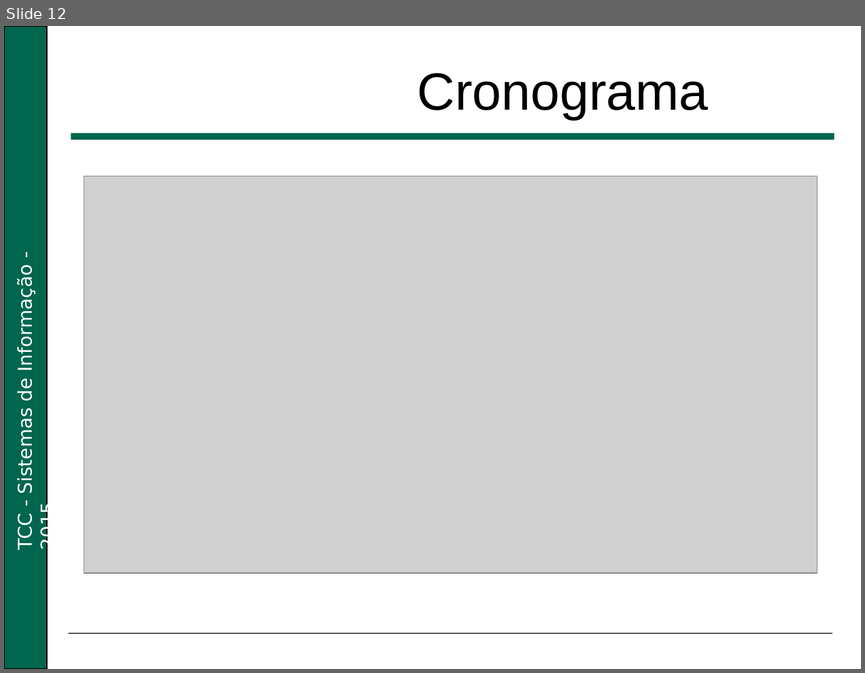
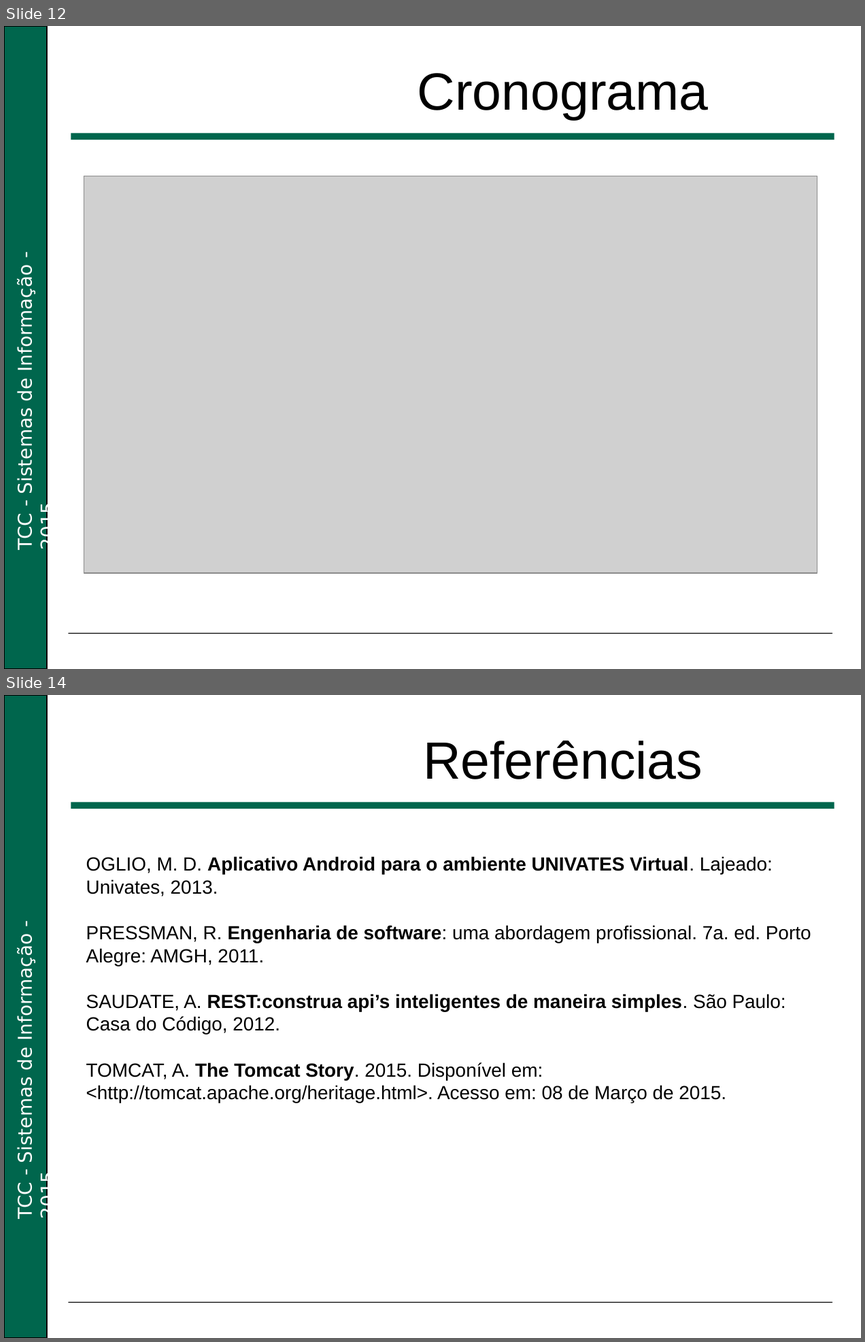
Before and after one commit to diogenesRezende/TCC, a slide deck: Apresentação/Qualificação Android.ppt. Shown one above the other, each under a label of ours: slide 12 before the commit, slides 12 and 14 after it; the slides between them are not shown. The pictures are 865x673 and 865x1342 pixels, drawn with LibreOffice and Linux fonts; fonts in the diff are those of the drawing; grey boxes stand for pictures; background and template pictures are left out. Boxes give left, top, right and bottom in pixels: in the first picture for what was removed or moved away, otherwise in the second. Text is boxed around its words. In the diff, an @@ line names an element or a change of style, - is before the commit and + after.

```diff
--- a/Apresentação/Qualificação Android.ppt
+++ b/Apresentação/Qualificação Android.ppt
@@ slide 14 added at (4, 695, 861, 1338), background #FFFFFF; not listed: 4 template elements that a slide beside it also shows @@
@@ title added at (423, 741, 702, 779), 44 pt, text #000000 @@
+Referências
@@ rectangle added at (77, 847, 824, 1172), outline #FFFFFF 0.74 pt, 16 pt, text #000000 @@
+OGLIO, M. D. Aplicativo Android para o ambiente UNIVATES Virtual. Lajeado:
+Univates, 2013.
+PRESSMAN, R. Engenharia de software: uma abordagem profissional. 7a. ed. Porto
+Alegre: AMGH, 2011.
+SAUDATE, A. REST:construa api’s inteligentes de maneira simples. São Paulo: Casa do Código, 2012.
+TOMCAT, A. The Tomcat Story. 2015. Disponível em: <http://tomcat.apache.org/heritage.html>. Acesso em: 08 de Março de 2015.
```
Also in this commit, not shown: 2 slides changed.
